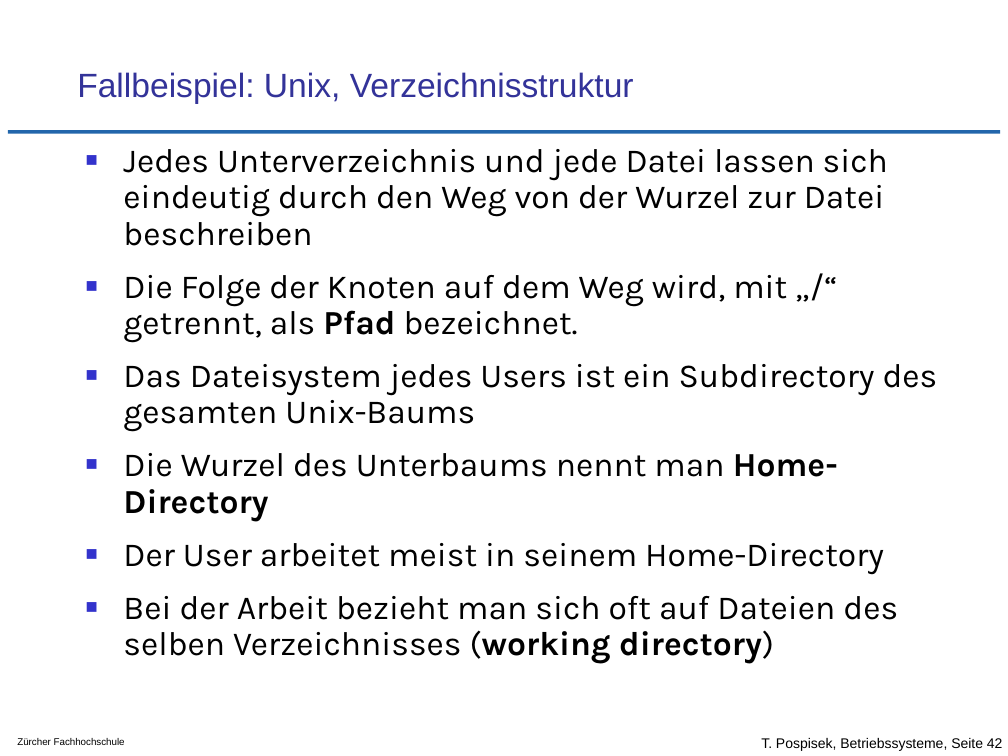
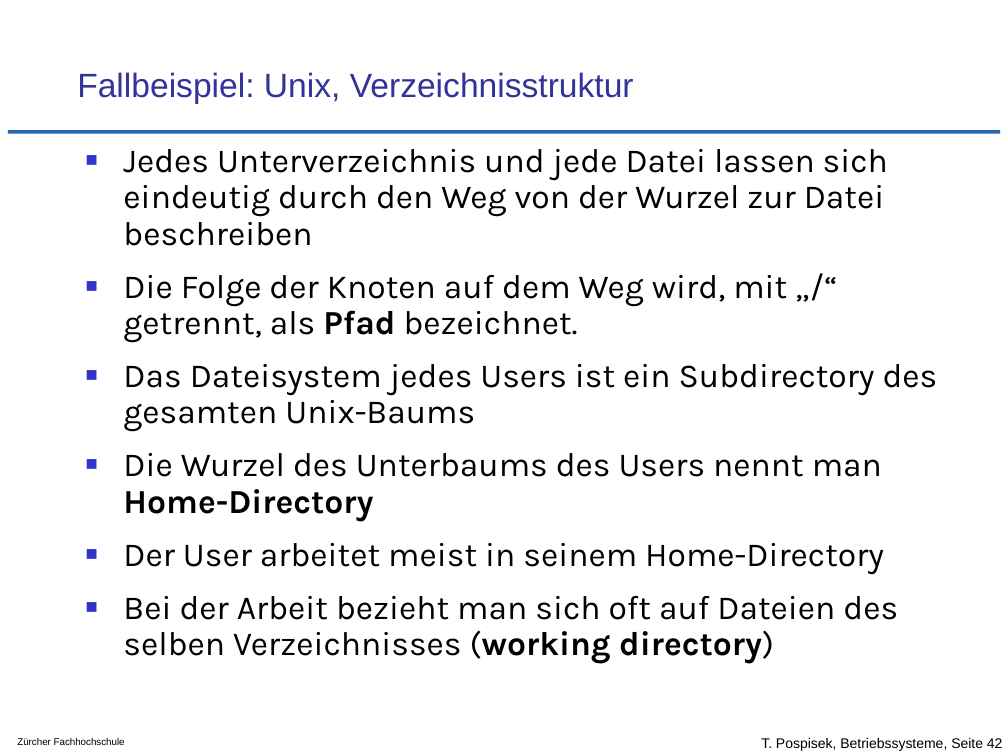
Before and after one commit to tpo/betriebssysteme, a slide deck: slide 42 of 12_Geraete_und_Dateiverwaltung.odp. Drawn at 1008x756 pixels with LibreOffice and Linux fonts; fonts in the diff are those of the drawing; background and template pictures are left out. Boxes give left, top, right and bottom in pixels: in the first picture for what was removed or moved away, otherwise in the second. Text is boxed around its words. In the diff, an @@ line names an element or a change of style, - is before the commit and + after.

Commit message:
sprachliche Verbesserung

```diff
--- a/12_Geraete_und_Dateiverwaltung.odp
+++ b/12_Geraete_und_Dateiverwaltung.odp
@@ text at <box>123,453,882,522</box>: text changed @@
-■ Die Wurzel des Unterbaums nennt man Home-Directory
+■ Die Wurzel des Unterbaums des Users nennt man Home-Directory
```
